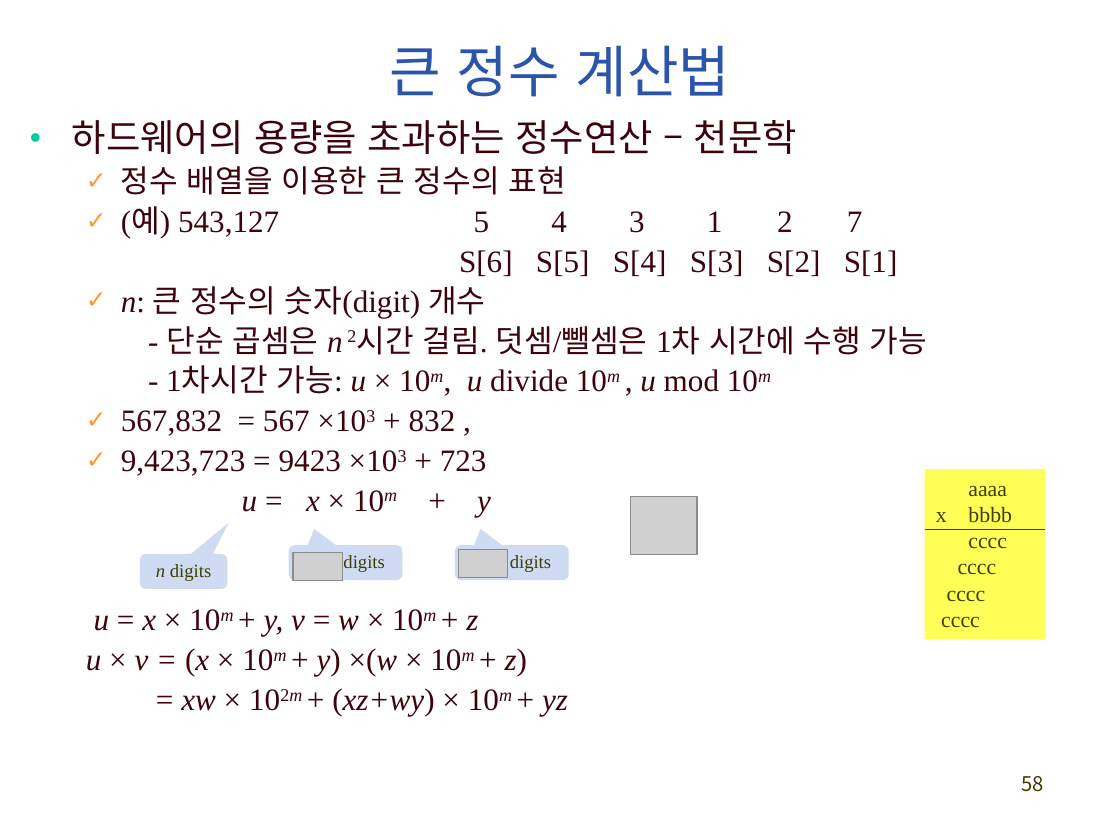
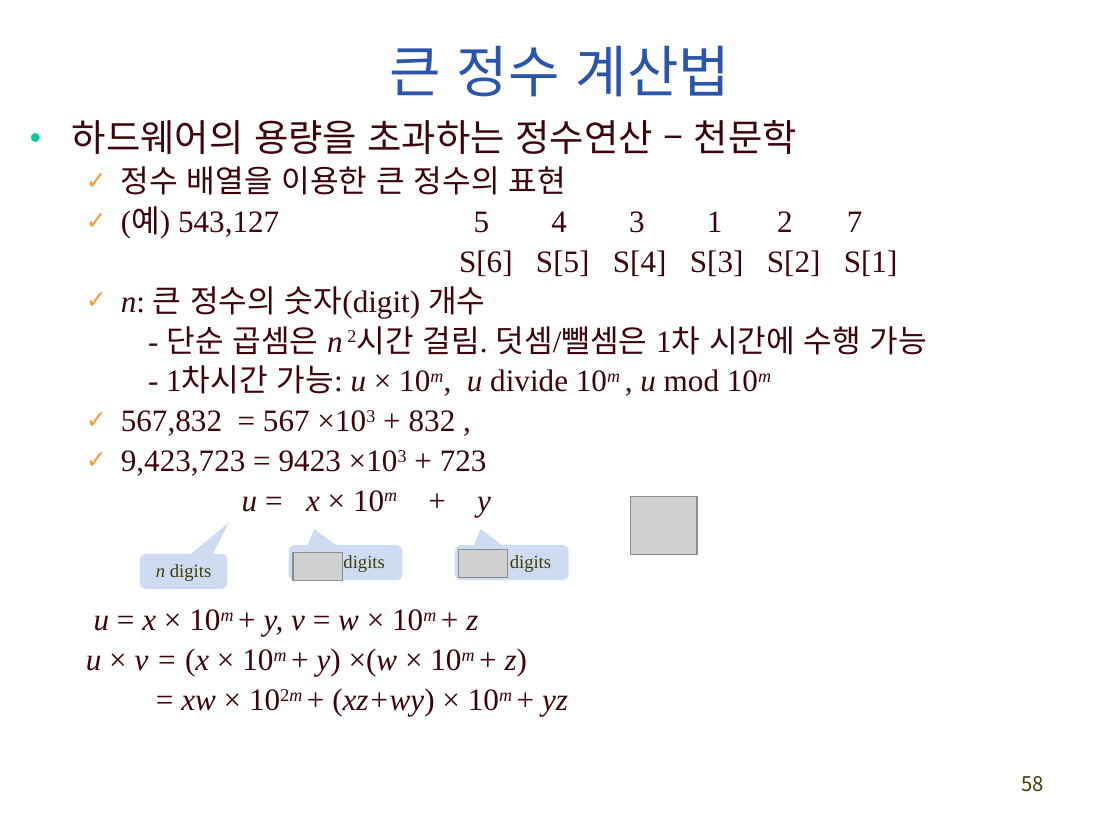
Before and after one commit to exopas95/Algorithms, a slide deck: slide 58 of Lecture Note/ch2_divide_conquer.pptx. Drawn at 1120x840 pixels with LibreOffice and Linux fonts; fonts in the diff are those of the drawing; grey boxes stand for pictures. Boxes give left, top, right and bottom in pixels: in the first picture for what was removed or moved away, otherwise in the second. Text is boxed around its words. In the diff, an @@ line names an element or a change of style, - is before the commit and + after.

```diff
--- a/Lecture Note/ch2_divide_conquer.pptx
+++ b/Lecture Note/ch2_divide_conquer.pptx
@@ rectangle removed at [925,469,1045,638] @@
-aaaa
-x bbbb
-cccc
-cccc
-cccc
-cccc
@@ line removed from (925, 529) to (1045, 529) @@
```
Also in this commit, not shown: 18 other slides changed.
